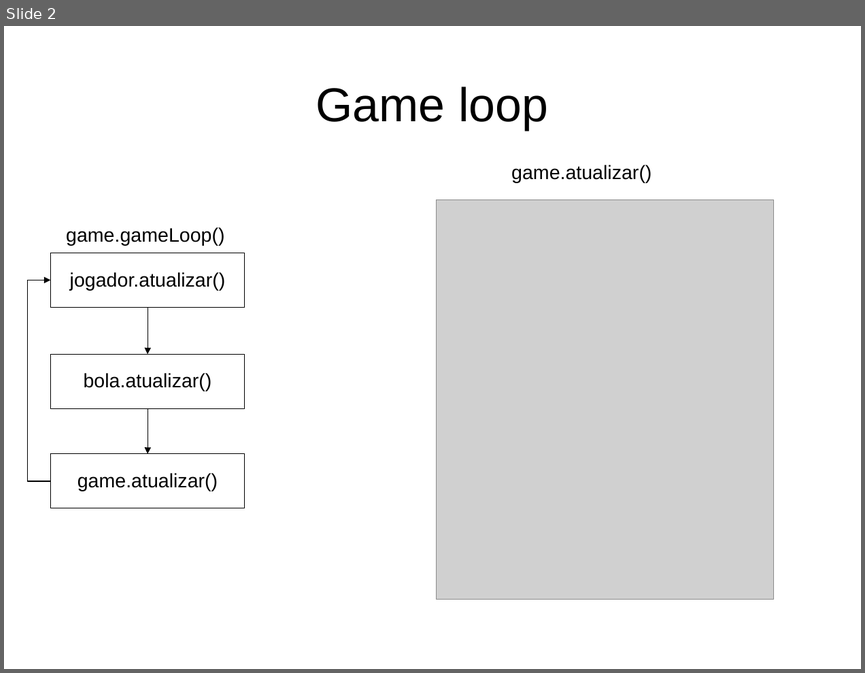
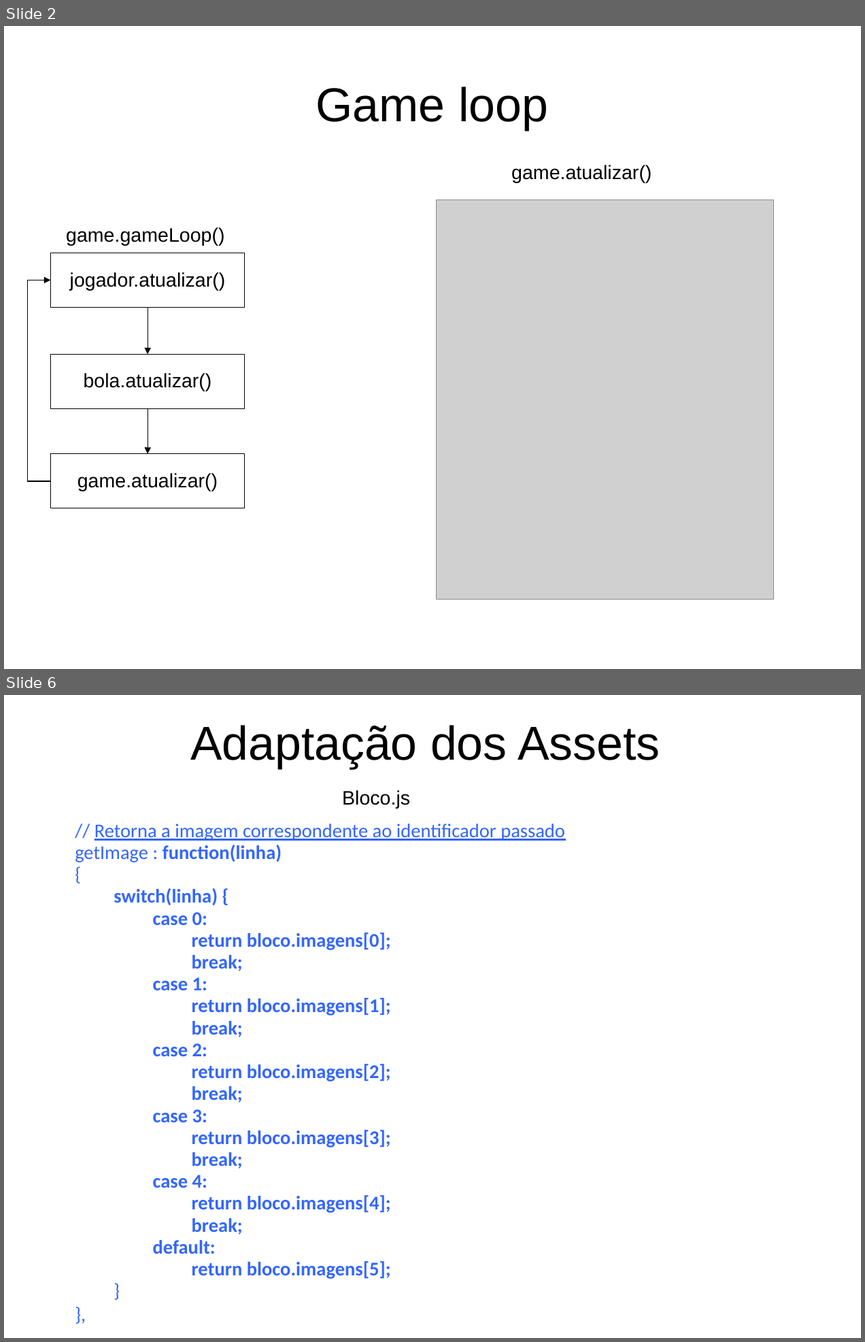
Before and after one commit to jucimarjr/posueagames, a slide deck: brunorichele/breakout/apres/breakout.ppt. Shown one above the other, each under a label of ours: slide 2 before the commit, slides 2 and 6 after it; the slides between them are not shown. The pictures are 865x673 and 865x1342 pixels, drawn with LibreOffice and Linux fonts; fonts in the diff are those of the drawing; grey boxes stand for pictures. Boxes give left, top, right and bottom in pixels: in the first picture for what was removed or moved away, otherwise in the second. Text is boxed around its words. In the diff, an @@ line names an element or a change of style, - is before the commit and + after.

```diff
--- a/brunorichele/breakout/apres/breakout.ppt
+++ b/brunorichele/breakout/apres/breakout.ppt
@@ slide 6 added at [4, 695, 861, 1338], background #FFFFFF @@
@@ title added at [190, 725, 660, 768], 44 pt, text #000000 @@
+Adaptação dos Assets
@@ text added at [342, 790, 410, 809], 18 pt, text #000000 @@
+Bloco.js
@@ text added at [75, 824, 565, 1278], 18 pt, text #3366FF, bold @@
+// Retorna a imagem correspondente ao identificador passado
+getImage : function(linha)
+{
+switch(linha) {
+case 0:
+return bloco.imagens[0];
+break;
+case 1:
+return bloco.imagens[1];
+break;
+case 2:
+return bloco.imagens[2];
+break;
+case 3:
+return bloco.imagens[3];
+break;
+case 4:
+return bloco.imagens[4];
+break;
+default:
+return bloco.imagens[5];
+}
+},
```
Also in this commit, not shown: 11 other slides added, 7 other files.
